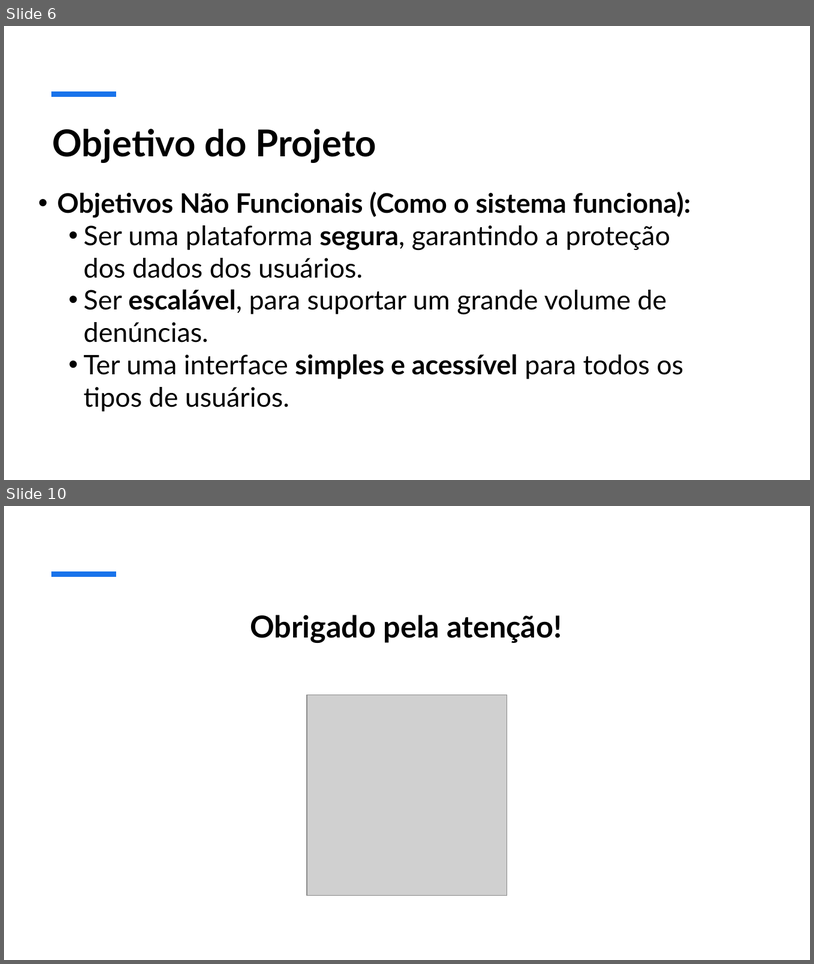
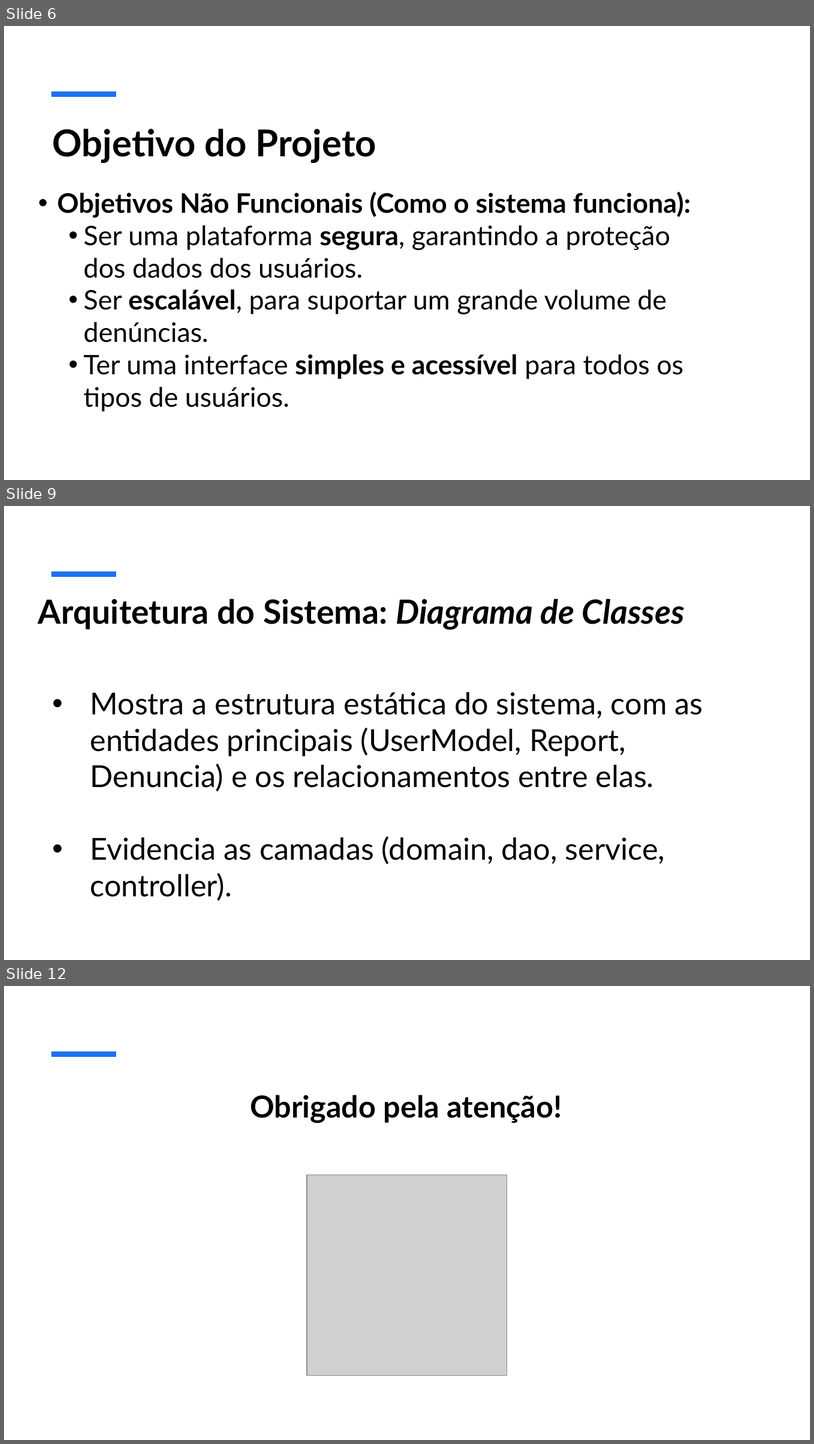
Before and after one commit to RRomano00/Fala-Cidade, a slide deck: Documentação/Fala-Cidade_Apresentacao.pptx. Shown one above the other, each under a label of ours: slides 6 and 10 before the commit, slides 6, 9 and 12 after it; the slides between them are not shown. The pictures are 814x964 and 814x1444 pixels, drawn with LibreOffice and Linux fonts; fonts in the diff are those of the drawing; grey boxes stand for pictures; background and template pictures are left out. Boxes give left, top, right and bottom in pixels: in the first picture for what was removed or moved away, otherwise in the second. Text is boxed around its words. In the diff, an @@ line names an element or a change of style, - is before the commit and + after.

Commit message:
doc: melhoria na apresentacao eatualizacao no diagrama

```diff
--- a/Documentação/Fala-Cidade_Apresentacao.pptx
+++ b/Documentação/Fala-Cidade_Apresentacao.pptx
@@ slide 9 added at (4, 506, 810, 960), background picture (left out); not listed: 1 template element that a slide beside it also shows @@
@@ title added at (38, 598, 685, 630), 39.6 pt, text #000000, bold @@
+Arquitetura do Sistema: Diagrama de Classes
@@ text added at (90, 692, 703, 900), 36 pt, text #000000 @@
+• Mostra a estrutura estática do sistema, com as entidades principais (UserModel, Report, Denuncia) e os relacionamentos entre elas.
+• Evidencia as camadas (domain, dao, service, controller).
@@ what was slide 10 is now slide 12 @@
```
Also in this commit, not shown: 4 slides changed, 1 other slide added, 2 other files.
